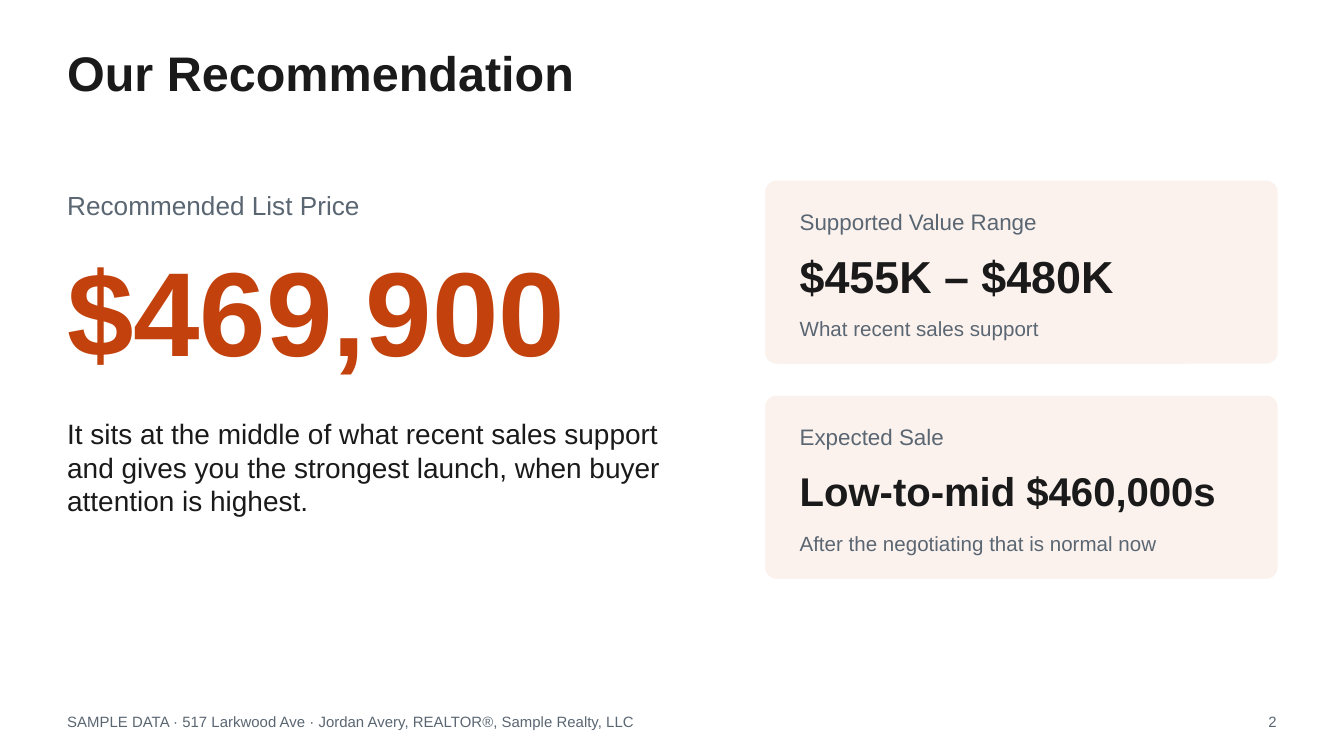
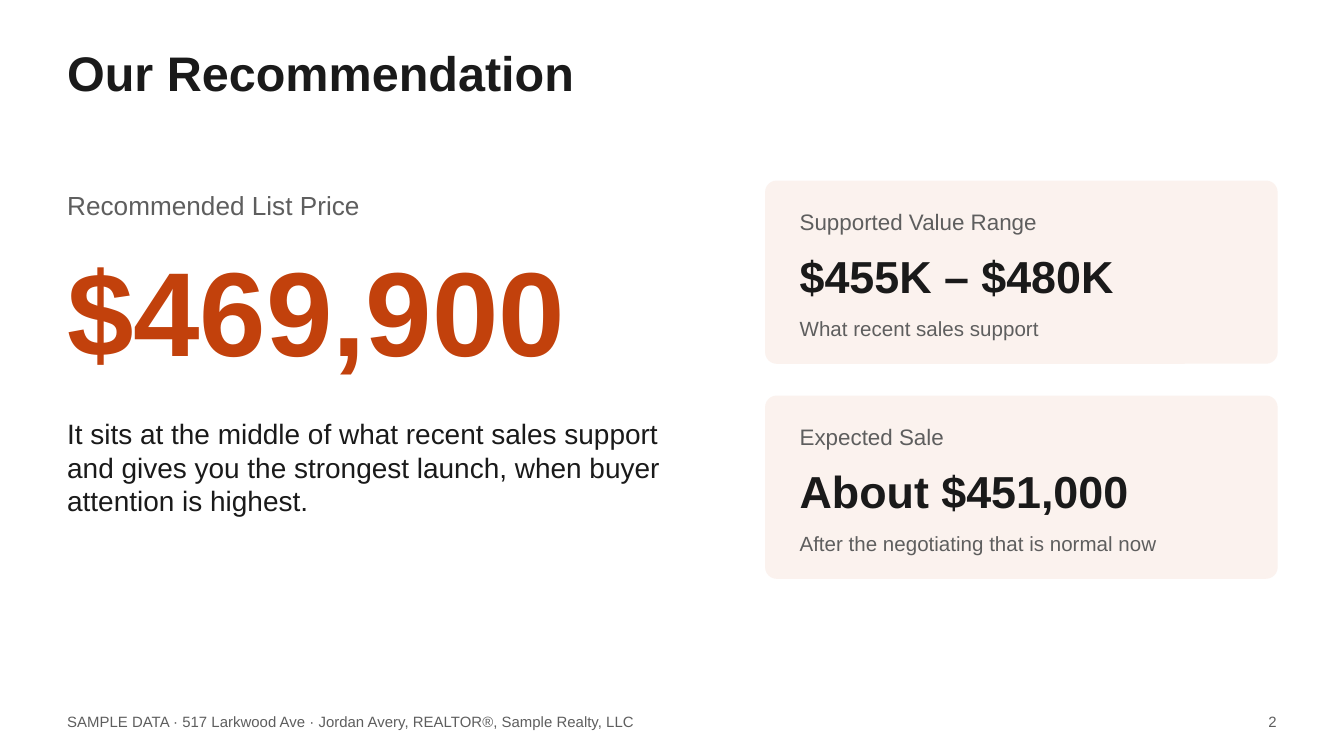
Before and after one commit to axelrivera/real-estate-skills, a slide deck: slide 2 of samples/seller-cma/517-Larkwood-Ave-Listing-Presentation.pptx. Drawn at 1344x756 pixels with LibreOffice and Linux fonts; fonts in the diff are those of the drawing. Boxes give left, top, right and bottom in pixels: in the first picture for what was removed or moved away, otherwise in the second. Text is boxed around its words. In the diff, an @@ line names an element or a change of style, - is before the commit and + after.

```diff
--- a/samples/seller-cma/517-Larkwood-Ave-Listing-Presentation.pptx
+++ b/samples/seller-cma/517-Larkwood-Ave-Listing-Presentation.pptx
@@ text at (x1=800, y1=474, x2=1128, y2=515): text changed; size 21.5 to 24 pt @@
-Low-to-mid $460,000s
+About $451,000
@@ text colour #5A6672 to #5E5E5E in 7 elements at (x1=67, y1=196, x2=360, y2=215), (x1=800, y1=214, x2=1037, y2=235), (x1=800, y1=321, x2=1039, y2=341), (x1=800, y1=429, x2=944, y2=450), (x1=800, y1=536, x2=1156, y2=555), (x1=67, y1=716, x2=633, y2=730), (x1=1268, y1=716, x2=1276, y2=727) @@
```
Also in this commit, not shown: 12 other slides changed, 9 other files.
